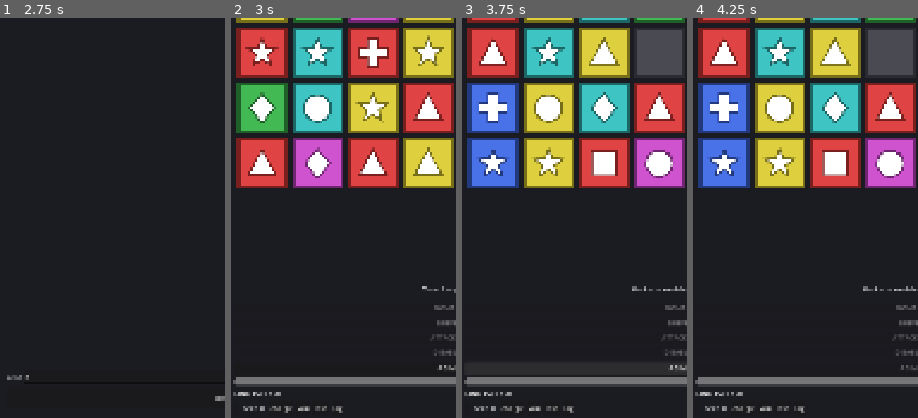
Above: before the commit, frames 1-4 (left to right).
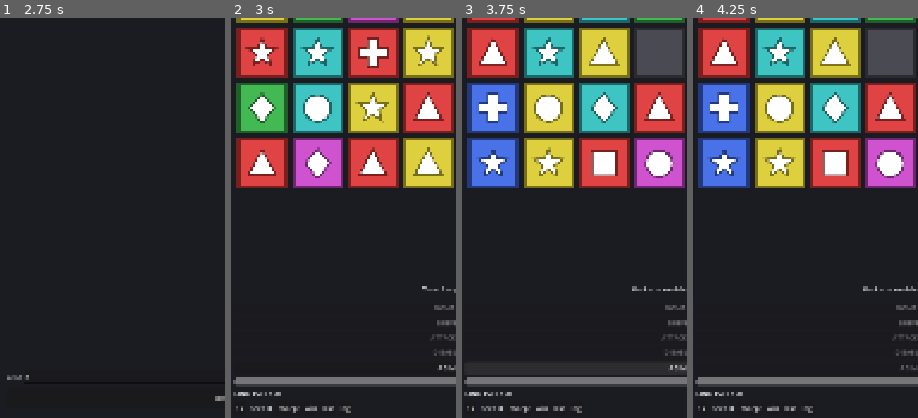
Above: after the commit, the same moments.

Repository: acpirate/1C38R34KR
Game: Godot game, scene res://scenes/main.tscn
Two runs of this game, one before a commit and one after it. Both use one fixed random seed, a clock stepped at 60 frames per second and the inputs below.
Inputs:
- Up to frame 1 (2.75 s): click "Constructed Quick Match" at 0.5 s; click "BOUNCER ICE 100 RED/GRE/YEL /…" at 1.25 s; click "BITMIRE ALL syncs generate 1 …" at 2 s
- Up to frame 2 (3 s): click "Begin" at 2.75 s
- Up to frame 3 (3.75 s): click "AGIMA 3/3" at 3.5 s
- Up to frame 4 (4.25 s): no input
The pictures show only the part of the screen within x 0-50%, y 50-100%; the shares and areas given below are measured in that part.

Frame 1 is identical in both runs. In frame 2, 0.5% of the frame differs, in the area x 2-54%, y 97-99%; in frame 3, 0.5%; in frame 4, 0.5%.
Error before the commit: unsupported format character in operator '%'. (res://scenes/battle/battle_screen.gd:196)

Commit message:
Verify the whitebox on device; move the tablet to wireless ADB
The full flow renders and plays on the Galaxy Tab A: title, System and HOST
selection, Build, and a live battle. All six colours and shapes are
distinguishable, neutrals correctly carry no glyph, and the content
fingerprint shown on the title screen matches the harness exactly -- which is
the first thing worth checking when a device behaves unlike the harness.

The WEEDS carrier PASSIVE fired at turn start and reported "Hacker GREENING
transformed 3 Packets", so the START_OF_TURN path works end to end on
hardware and not only in the trace.

Two defects found by looking at the device rather than reasoning about it.

The Godot activity paused and stopped the instant it launched, giving a pure
black screenshot and an empty Godot log -- which reads exactly like a
rendering failure. It was the tablet's screen sleeping. Fixed by setting
stay_on_while_plugged_in, and recorded in CLAUDE.md so the next person
checks dumpsys power before debugging the renderer.

The playback speed control never appeared, because GDScript's format
operator has no %g and raises "unsupported format character" at RUNTIME
rather than failing to compile. A compile-time check would not have caught
it; only running it did.

The tablet's USB port is flaky, and the director confirmed the device is
otherwise unused, so it now runs over wireless ADB. The cable is optional.

Co-Authored-By: Claude Opus 5 <noreply@anthropic.com>

Diff:
--- a/scenes/battle/battle_screen.gd
+++ b/scenes/battle/battle_screen.gd
@@ -191,9 +191,14 @@
 	_update_speed_button()
 
 
+## GDScript's format operator has no `%g`, and using one raises
+## "unsupported format character" at runtime rather than failing to compile —
+## so the button silently never got a label.
 func _update_speed_button() -> void:
-	if _speed_button != null:
-		_speed_button.text = "%.2gx" % PLAYBACK_SPEEDS[_speed_index]
+	if _speed_button == null:
+		return
+	var speed: float = PLAYBACK_SPEEDS[_speed_index]
+	_speed_button.text = ("%dx" % int(speed)) if speed >= 1.0 else ("%.2fx" % speed)
 
 
 ## Fills every Program pool. Function activation, targeting, cancel-without-
Not shown, changed: CLAUDE.md
